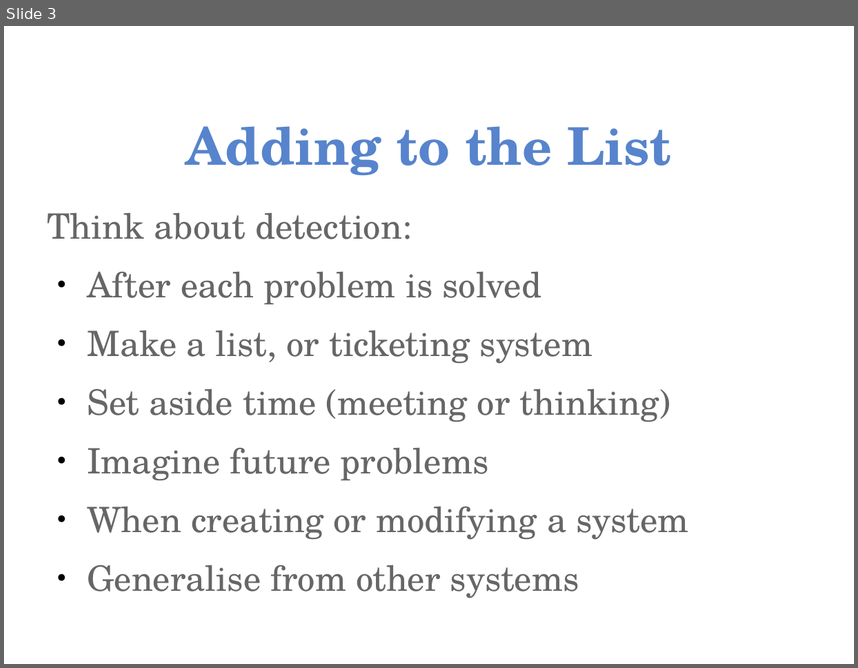
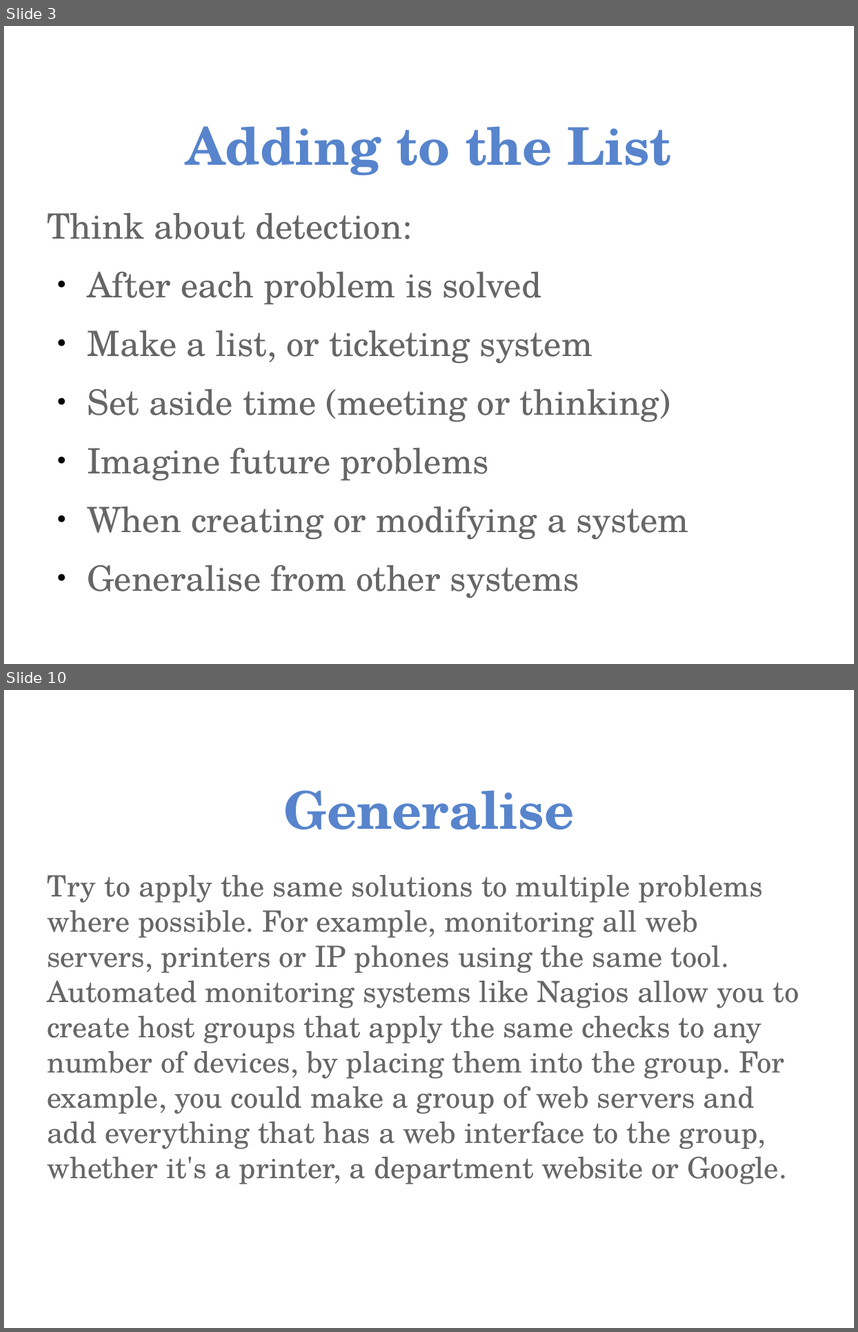
Before and after one commit to aptivate/inaspmaterials, a slide deck: generated/Network_Management/Unit_4_Network_Management/Unit_4_Presentation_Part_05_Early_Detection.rst.odp. Shown one above the other, each under a label of ours: slide 3 before the commit, slides 3 and 10 after it; the slides between them are not shown. The pictures are 858x668 and 858x1332 pixels, drawn with LibreOffice and Linux fonts; fonts in the diff are those of the drawing; background and template pictures are left out. Boxes give left, top, right and bottom in pixels: in the first picture for what was removed or moved away, otherwise in the second. Text is boxed around its words. In the diff, an @@ line names an element or a change of style, - is before the commit and + after.

```diff
--- a/generated/Network_Management/Unit_4_Network_Management/Unit_4_Presentation_Part_05_Early_Detection.rst.odp
+++ b/generated/Network_Management/Unit_4_Network_Management/Unit_4_Presentation_Part_05_Early_Detection.rst.odp
@@ slide 10 added at [4, 690, 854, 1328], background picture (left out) @@
@@ title added at [283, 790, 574, 829], 44 pt, text #5784CC, bold @@
+Generalise
@@ text added at [47, 875, 799, 1184], 24.8 pt, text #666666 @@
+Try to apply the same solutions to multiple problems where possible. For example, monitoring all web servers, printers or IP phones using the same tool. Automated monitoring systems like Nagios allow you to create host groups that apply the same checks to any number of devices, by placing them into the group. For example, you could make a group of web servers and add everything that has a web interface to the group, whether it's a printer, a department website or Google.
```
Also in this commit, not shown: 6 other slides added, 35 other files.
